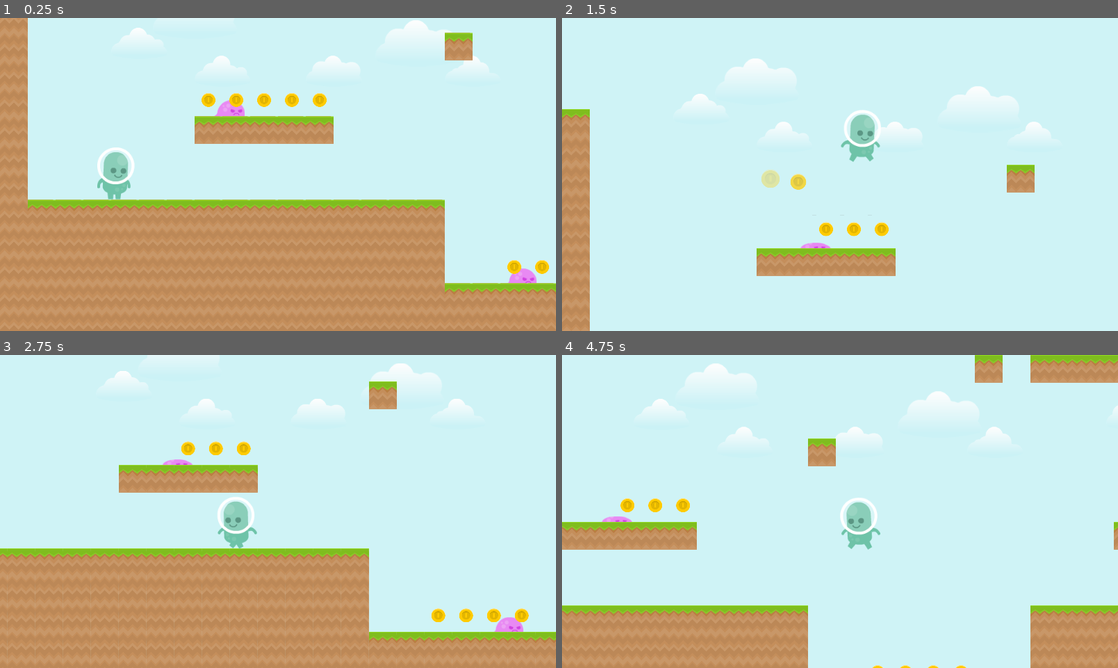
Above: before the commit, frames 1-4 (two rows, left to right).
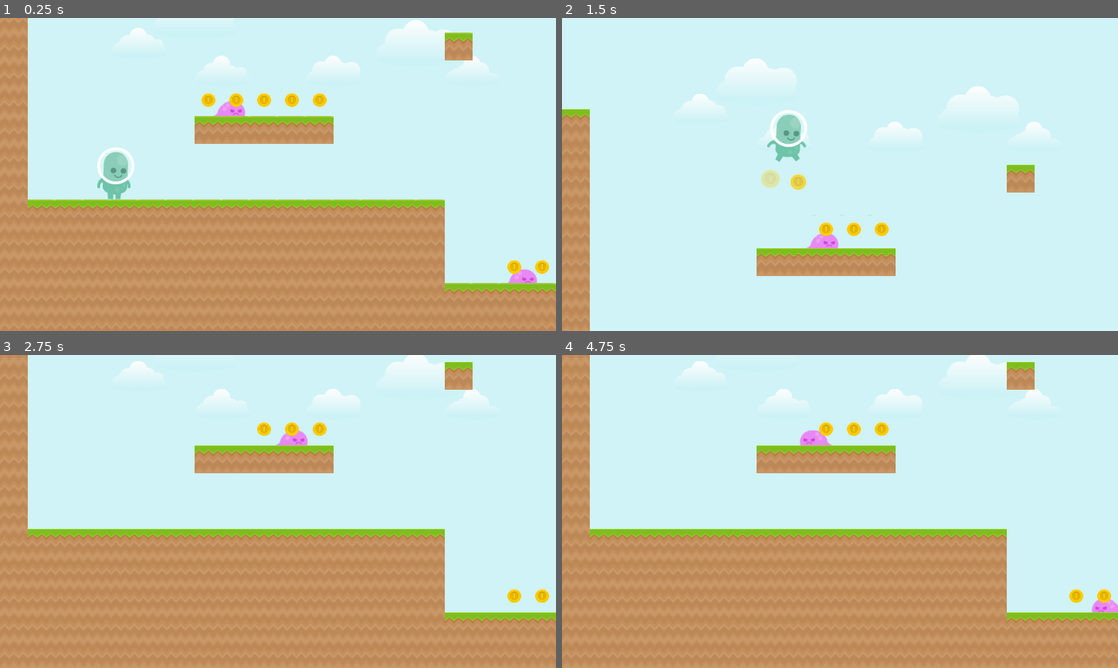
Above: after the commit, the same moments.

Repository: carlosebmachado-games/simple-platform
Game: Godot game, scene res://scenes/game.tscn
Two runs of this game, one before a commit and one after it. Both use one fixed random seed, a clock stepped at 60 frames per second and the inputs below.
Inputs:
- Up to frame 1 (0.25 s): no input
- Up to frame 2 (1.5 s): hold D (move_right) from 0.53 s (still down); tap Space (jump) at 0.6, 0.77, 1.07, 1.35 s
- Up to frame 3 (2.75 s): tap Space (jump) at 1.52, 1.82, 2.1 s; release D (move_right) at 2.03 s; hold A (move_left) from 2.03 s (still down)
- Up to frame 4 (4.75 s): release A (move_left) at 2.78 s; hold D (move_right) 2.78-4.28 s; tap Space (jump) at 2.85, 3.02, 3.32, 3.6, 3.77, 4.07, 4.35, 4.52 s; hold A (move_left) from 4.28 s (still down)

The runs differ from the first frame. In frame 1, less than 0.1% of the frame differs, in the area x 38-97%, y 26-85%; in frame 2, 1.6%; in frame 3, 23%; in frame 4, 39%, in the area x 0-100%, y 0-100%.

Commit message:
death

Diff:
--- a/scenes/game.tscn
+++ b/scenes/game.tscn
@@ -8,6 +8,7 @@
 [ext_resource path="res://assets/tileset/cloud3.png" type="Texture" id=6]
 [ext_resource path="res://scenes/prefabs/coin.tscn" type="PackedScene" id=7]
 [ext_resource path="res://scenes/prefabs/slime.tscn" type="PackedScene" id=8]
+[ext_resource path="res://scripts/game.gd" type="Script" id=9]
 
 [sub_resource type="Curve2D" id=1]
 _data = {
@@ -38,6 +39,7 @@
 extents = Vector2( 256, 32 )
 
 [node name="game" type="Node2D"]
+script = ExtResource( 9 )
 
 [node name="parallax" type="ParallaxBackground" parent="."]
 
--- a/scenes/prefabs/player.tscn
+++ b/scenes/prefabs/player.tscn
@@ -31,11 +31,11 @@
 extents = Vector2( 28.4351, 58.6647 )
 
 [sub_resource type="CapsuleShape2D" id=3]
-radius = 2.0
+radius = 1.0
 height = 50.0
 
 [sub_resource type="RectangleShape2D" id=4]
-extents = Vector2( 30, 56 )
+extents = Vector2( 30, 50 )
 
 [node name="player" type="KinematicBody2D"]
 collision_mask = 0
@@ -56,11 +56,12 @@
 collision_mask = 8192
 
 [node name="shape" type="CollisionShape2D" parent="feet"]
-position = Vector2( 0, 58 )
+position = Vector2( 0, 62 )
 rotation = 1.5708
 shape = SubResource( 3 )
 
 [node name="body" type="Area2D" parent="."]
+collision_layer = 1024
 collision_mask = 8192
 
 [node name="shape" type="CollisionShape2D" parent="body"]
--- a/scenes/prefabs/slime.tscn
+++ b/scenes/prefabs/slime.tscn
@@ -37,6 +37,7 @@
 scale = Vector2( 1.5, 1.5 )
 frames = SubResource( 1 )
 animation = "walk"
+frame = 1
 playing = true
 flip_h = true
 
--- /dev/null
+++ b/scripts/game.gd
@@ -0,0 +1,10 @@
+extends Node2D
+
+onready var player = get_node("player")
+
+
+func _ready():
+	pass # Replace with function body.
+
+func _process(delta):
+	pass
--- a/scripts/player.gd
+++ b/scripts/player.gd
@@ -1,6 +1,10 @@
 extends KinematicBody2D
 
+signal died
+
 onready var sprite = get_node("sprite")
+
+var alive = true
 
 var walking_left = false
 var walking_right = false
@@ -16,17 +20,21 @@
 
 func _physics_process(delta):
 	var walk = WALK_FORCE * (Input.get_action_strength("move_right") - Input.get_action_strength("move_left"))
-	if abs(walk) < WALK_FORCE * 0.2:
-		velocity.x = move_toward(velocity.x, 0, STOP_FORCE * delta)
+
+	if alive:
+		if abs(walk) < WALK_FORCE * 0.2:
+			velocity.x = move_toward(velocity.x, 0, STOP_FORCE * delta)
+		else:
+			velocity.x += walk * delta
+		velocity.x = clamp(velocity.x, -WALK_MAX_SPEED, WALK_MAX_SPEED)
 	else:
-		velocity.x += walk * delta
-	velocity.x = clamp(velocity.x, -WALK_MAX_SPEED, WALK_MAX_SPEED)
+		velocity.x = 0
 
 	velocity.y += gravity * delta
 
 	velocity = move_and_slide_with_snap(velocity, Vector2.DOWN, Vector2.UP)
 
-	if is_on_floor() and Input.is_action_just_pressed("jump"):
+	if is_on_floor() and Input.is_action_just_pressed("jump") and alive:
 		jump()
 
 	walking_right = false
@@ -37,6 +45,10 @@
 		walking_left = true
 
 func _process(delta):
+	if not alive:
+		sprite.play('jump')
+		return
+
 	if (walking_left or walking_right) and is_on_floor():
 		sprite.play('walking')
 	elif not is_on_floor():
@@ -49,12 +61,23 @@
 	elif walking_left:
 		sprite.set_flip_h(true)
 
-func jump():
-	velocity.y = -JUMP_SPEED
+	if position.y > 900: die()
 
 func _on_feet_body_entered(body):
+	if not alive: return
 	jump()
 	body.smash()
 
 func _on_body_body_entered(body):
-	print("moreu")
+	if not alive: return
+	die()
+
+func jump():
+	velocity.y = -JUMP_SPEED
+
+func die():
+	if not alive: return
+	alive = false
+	get_node("shape").queue_free()
+	jump()
+	emit_signal("died")
Not shown: 1 places in scenes/game.tscn that only renumber resources
